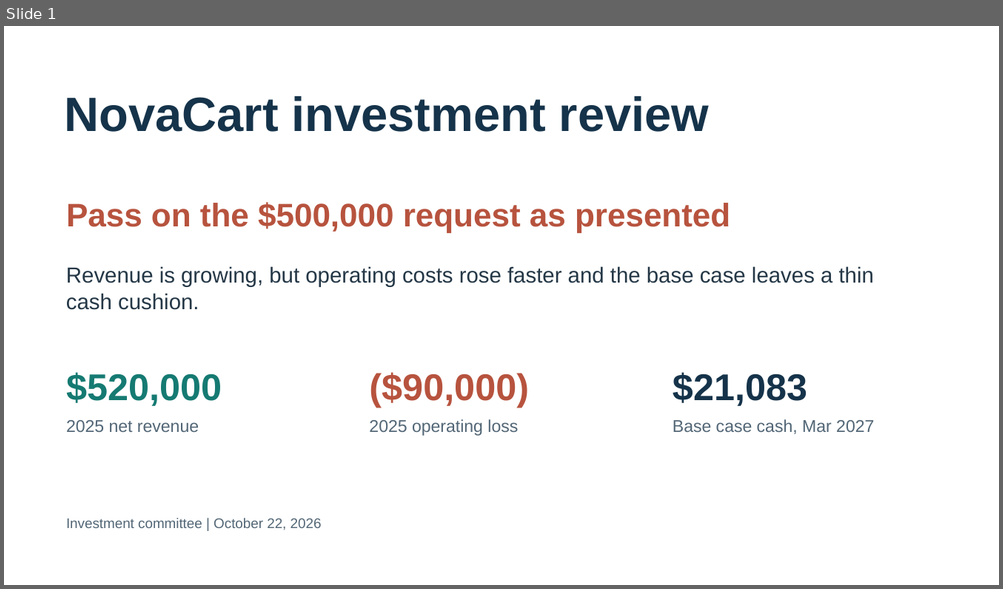
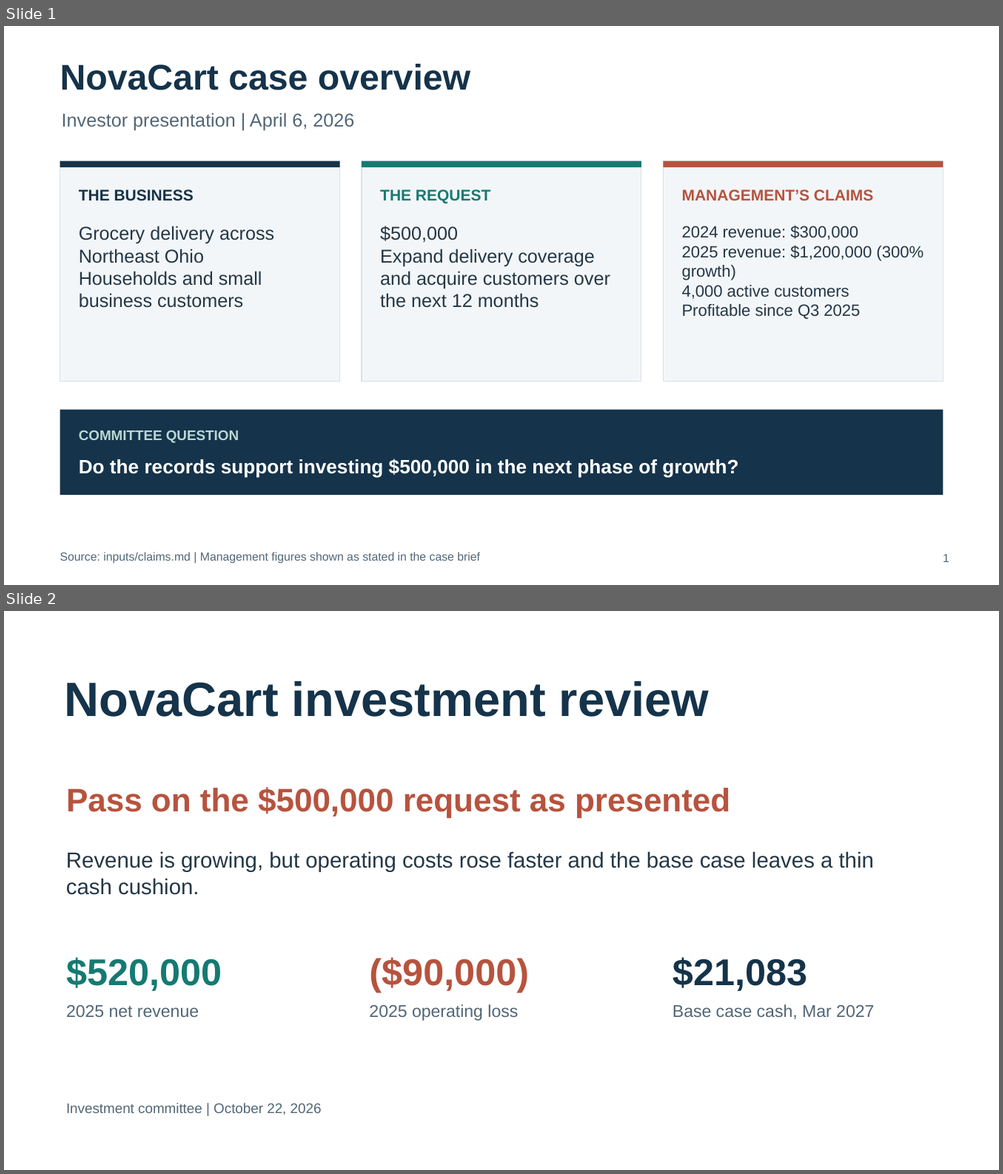
Before and after one commit to HruthikKommuru/CWRU-midterm-PS-F, a slide deck: final/exports/novacart_investment_presentation.pptx. Shown one above the other, each under a label of ours: slide 1 before the commit, slides 1 and 2 after it. The pictures are 1003x589 and 1003x1174 pixels, drawn with LibreOffice and Linux fonts; fonts in the diff are those of the drawing. Boxes give left, top, right and bottom in pixels: in the first picture for what was removed or moved away, otherwise in the second. Text is boxed around its words. In the diff, an @@ line names an element or a change of style, - is before the commit and + after.

Commit message:
Add NovaCart case overview slide

```diff
--- a/final/exports/novacart_investment_presentation.pptx
+++ b/final/exports/novacart_investment_presentation.pptx
@@ slide 1 added at box(4, 26, 999, 585), background #FFFFFF @@
@@ text added at box(60, 64, 470, 90), 34.5 pt, text #15334A, bold @@
+NovaCart case overview
@@ text added at box(62, 113, 354, 131), 18 pt, text #526676 @@
+Investor presentation | April 6, 2026
@@ rectangle added at box(60, 161, 340, 382), fill #F3F6F8, outline #D9E2E8 0.75 pt @@
@@ rectangle added at box(60, 161, 340, 167), fill #15334A @@
@@ rectangle added at box(361, 161, 641, 382), fill #F3F6F8, outline #D9E2E8 0.75 pt @@
@@ rectangle added at box(361, 161, 641, 167), fill #157A72 @@
@@ rectangle added at box(663, 161, 942, 382), fill #F3F6F8, outline #D9E2E8 0.75 pt @@
@@ rectangle added at box(663, 161, 942, 167), fill #B7533E @@
@@ text added at box(79, 190, 193, 201), 15 pt, text #15334A, bold @@
+THE BUSINESS
@@ text added at box(380, 190, 490, 204), 15 pt, text #157A72, bold @@
+THE REQUEST
@@ text added at box(682, 190, 873, 201), 15 pt, text #B7533E, bold @@
+MANAGEMENT’S CLAIMS
@@ text added at box(682, 225, 923, 319), 15.8 pt, text #243746 @@
+2024 revenue: $300,000
+2025 revenue: $1,200,000 (300% growth)
+4,000 active customers
+Profitable since Q3 2025
@@ text added at box(79, 226, 274, 308), 18 pt, text #243746 @@
+Grocery delivery across Northeast Ohio
+Households and small business customers
@@ text added at box(380, 226, 610, 308), 18 pt, text #243746 @@
+$500,000
+Expand delivery coverage and acquire customers over the next 12 months
@@ rectangle added at box(60, 410, 942, 496), fill #15334A @@
@@ text added at box(79, 431, 239, 443), 13.5 pt, text #B9D8D2, bold @@
+COMMITTEE QUESTION
@@ text added at box(79, 459, 738, 478), 18.8 pt, text #FFFFFF, bold @@
+Do the records support investing $500,000 in the next phase of growth?
@@ text added at box(60, 552, 480, 564), 11.2 pt, text #526676 @@
+Source: inputs/claims.md | Management figures shown as stated in the case brief
@@ text added at box(942, 554, 949, 562), 11.2 pt, text #526676 @@
+1
@@ what was slide 1 is now slide 2 @@
```
Also in this commit, not shown: 5 slides changed, 1 other file.
